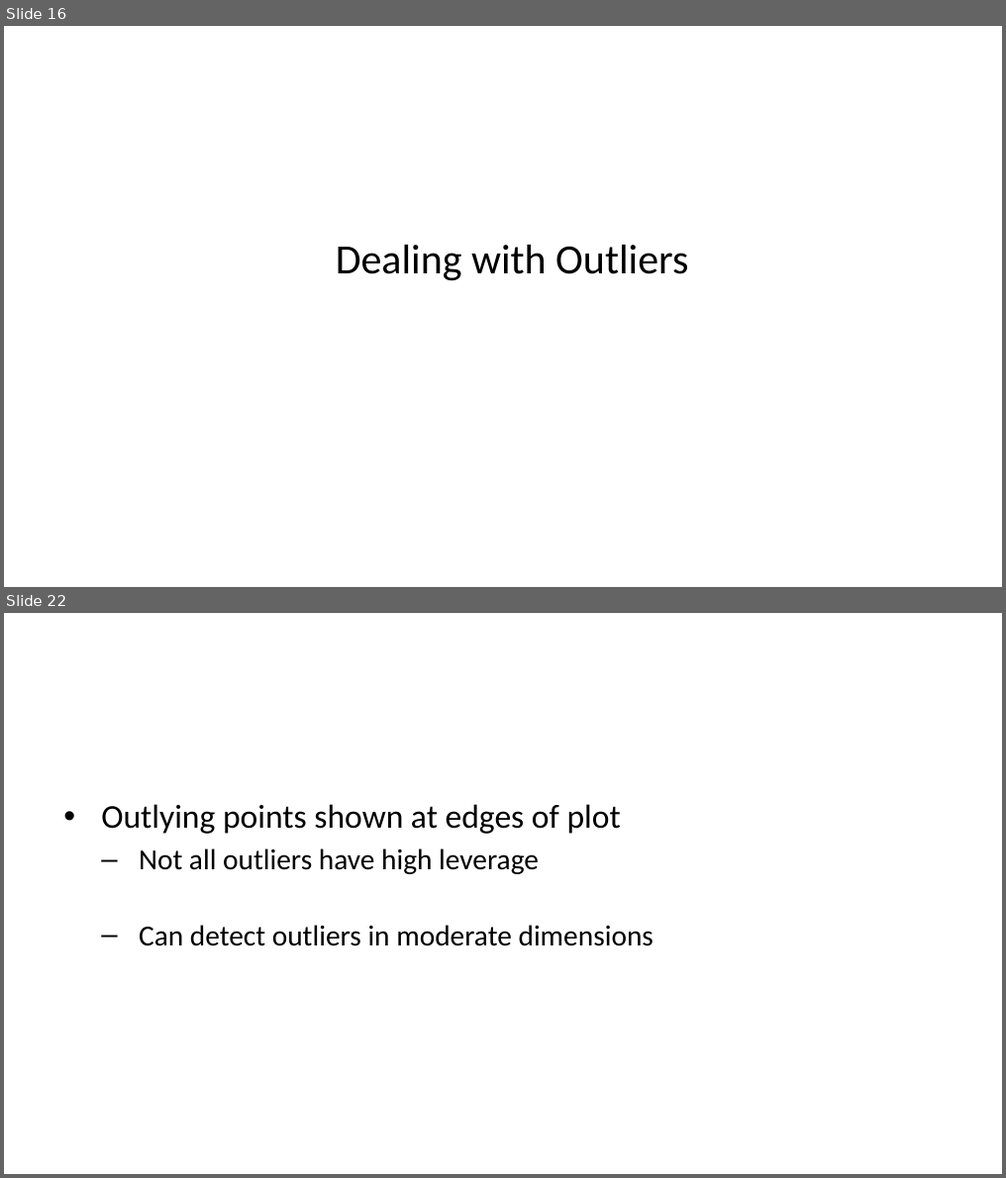
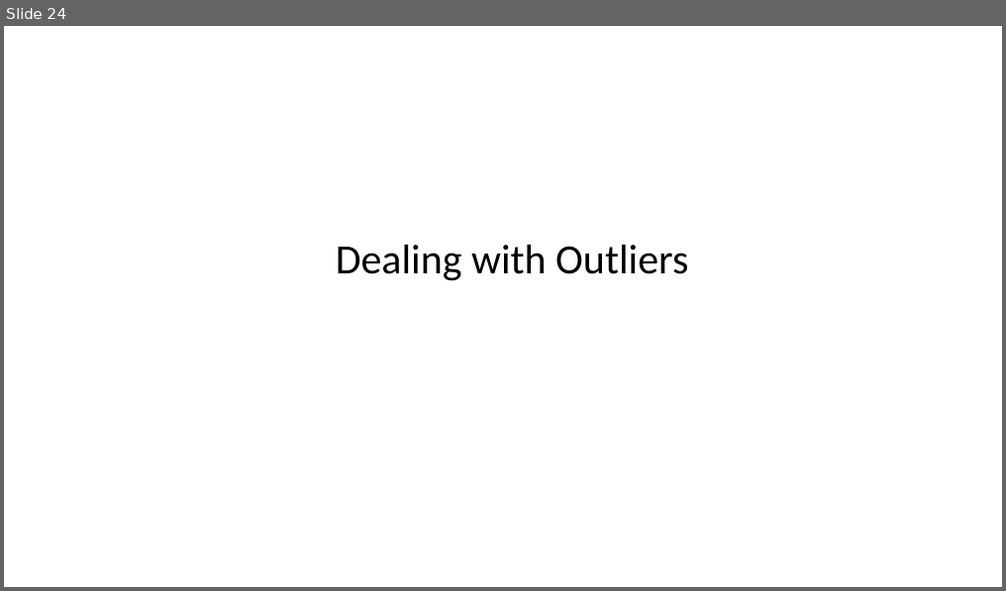
Before and after one commit to StephenElston/CSCI-E-83, a slide deck: LectureSlides/10b_ModelsFor OutliersAndOverdispersion.pptx. Shown one above the other, each under a label of ours: slides 16 and 22 before the commit, slide 24 after it; the slides between them are not shown. The pictures are 1006x1178 and 1006x591 pixels, drawn with LibreOffice and Linux fonts; fonts in the diff are those of the drawing. Boxes give left, top, right and bottom in pixels: in the first picture for what was removed or moved away, otherwise in the second. Text is boxed around its words. In the diff, an @@ line names an element or a change of style, - is before the commit and + after.

```diff
--- a/LectureSlides/10b_ModelsFor OutliersAndOverdispersion.pptx
+++ b/LectureSlides/10b_ModelsFor OutliersAndOverdispersion.pptx
@@ slide 22 removed at (4, 613, 1002, 1174), background #FFFFFF @@
@@ text removed at (101, 804, 653, 947) @@
-• Outlying points shown at edges of plot
-  – Not all outliers have high leverage
-  – Can detect outliers in moderate dimensions
@@ what was slide 16 is now slide 24 @@
```
Also in this commit, not shown: 6 slides changed, 11 slides added, 1 other slide removed.
